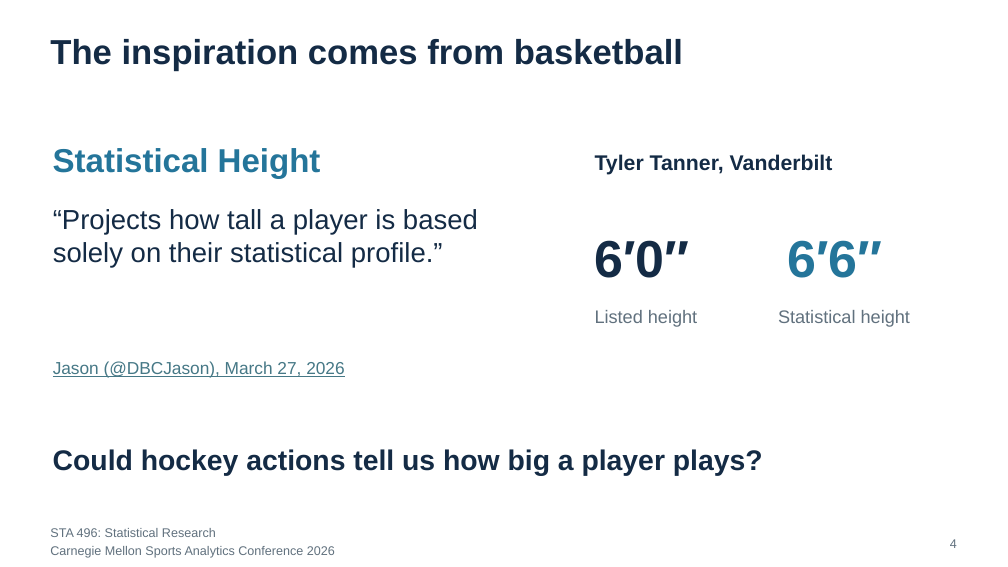
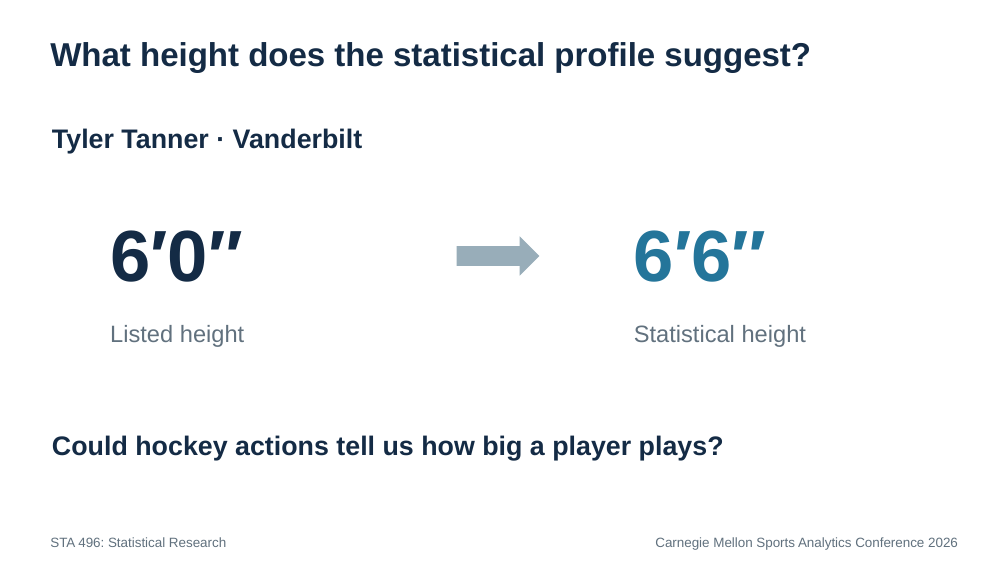
Before and after one commit to RentoSaijo/CSAx_STA496, a slide deck: slide 7 of reports/presentation.pptx (slide 4 before the commit). Drawn at 1008x567 pixels with LibreOffice and Linux fonts; fonts in the diff are those of the drawing. Boxes give left, top, right and bottom in pixels: in the first picture for what was removed or moved away, otherwise in the second. Text is boxed around its words. In the diff, an @@ line names an element or a change of style, - is before the commit and + after.

```diff
--- a/reports/presentation.pptx
+++ b/reports/presentation.pptx
@@ text removed at (50,39,683,71) @@
-The inspiration comes from basketball
@@ text added at (50,42,811,72), 31.5 pt, text #142B45, bold @@
+What height does the statistical profile suggest?
@@ text at (52,128,363,154): text changed; size 20.2 to 25.5 pt @@
-Tyler Tanner, Vanderbilt
+Tyler Tanner · Vanderbilt
@@ text removed at (53,148,321,178) @@
-Statistical Height
@@ text removed at (53,209,478,267) @@
-“Projects how tall a player is based solely on their statistical profile.”
@@ text "6′0″" at (110,230,243,282): size 49.5 to 69 pt @@
@@ text "6′0″": place and size @@
-text "6′0″" at (595,240,690,278)
+text "6′0″" at (110,230,243,282)
@@ text "6′6″": place and size @@
-text "6′6″" at (787,240,882,278)
+text "6′6″" at (634,230,767,282)
@@ text "6′6″" at (634,230,767,282): size 49.5 to 69 pt @@
@@ right arrow added at (457,236,539,275), fill #98ADB9 @@
@@ text "Listed height" at (110,325,244,347): size 17.2 to 22.5 pt @@
@@ text "Listed height": place and size @@
-text "Listed height" at (595,310,697,327)
+text "Listed height" at (110,325,244,347)
@@ text "Statistical height": place and size @@
-text "Statistical height" at (778,310,910,327)
+text "Statistical height" at (634,325,806,347)
@@ text "Statistical height" at (634,325,806,347): size 17.2 to 22.5 pt @@
@@ text removed at (53,361,344,378) @@
-Jason (@DBCJason), March 27, 2026
@@ text "Could hockey actions tell us ...": place and size @@
-text "Could hockey actions tell us ..." at (53,449,763,476)
+text "Could hockey actions tell us ..." at (52,435,724,461)
@@ text "Could hockey actions tell us ..." at (52,435,724,461): size 27 to 25.5 pt @@
@@ text "STA 496: Statistical Research": place and size @@
-text "STA 496: Statistical Research" at (50,528,216,537)
+text "STA 496: Statistical Research" at (50,537,226,547)
@@ text "STA 496: Statistical Research" at (50,537,226,547): size 12 to 12.8 pt @@
@@ text "Carnegie Mellon Sports Analytics Conference ...": place and size @@
-text "Carnegie Mellon Sports Analytics Conference ..." at (50,546,335,558)
+text "Carnegie Mellon Sports Analytics Conference ..." at (655,537,958,550)
@@ text "Carnegie Mellon Sports Analytics Conference ..." at (655,537,958,550): size 12 to 12.8 pt; alignment left to right @@
@@ text removed at (950,539,957,548) @@
-4
```
Also in this commit, not shown: 20 other slides changed, 24 slides added, 9 slides removed, 1 other file.
